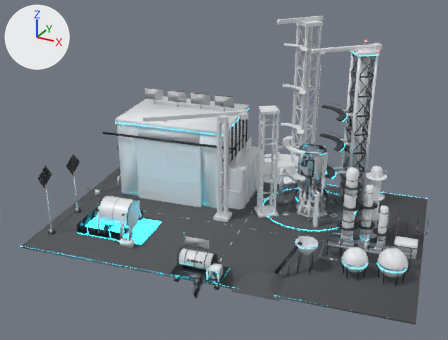
What one commit did to the glTF model art/3d/buildings/shipyard/shipyard_game.glb.
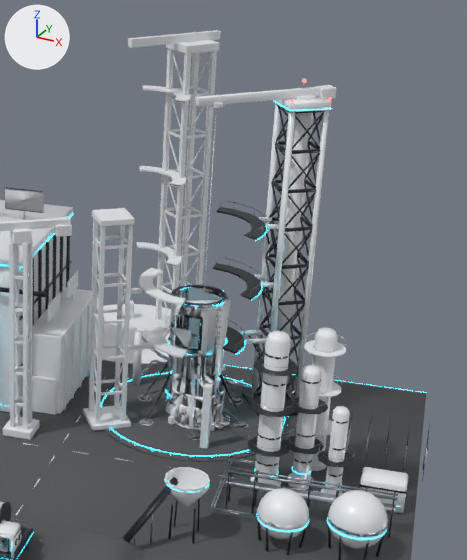
Each version is shown whole from a camera (50 mm lens) standing at (79.1, -149.0, 87.3) and looking at (0.6, -6.2, 15.9), then close up on the part from 47% to 100% of the width and 0% to 83% of the height. The axes (+X, +Y, +Z) are drawn at upper left. The lights are the same throughout. The last two pictures show the newer version. Both versions are drawn at frame 82 of the action 'jib_swing_in'; the numbers are the values there.

The scene before the commit, as lines of its bpy script (objects in view):
```python
me_mesh_1 = bpy.data.meshes.new('Mesh_1')
me_mesh_1.from_pydata(...)  # 1992 vertices, 3097 faces; spans x 5268.0..8088.0, y -8926.0..-6501.0, z 0.0..7139.0
me_mesh_1.materials.append(mat_sh_white)  # white #e6e9ed
me_mesh_5 = bpy.data.meshes.new('Mesh_5')
me_mesh_5.from_pydata(...)  # 234 vertices, 420 faces; spans x 6589.0..7918.0, y -6999.0..-4003.0, z 6992.0..9437.0
me_mesh_5.materials.append(mat_sh_white)  # white #e6e9ed
ob_crane_jib = bpy.data.objects.new('Crane_Jib', None)
ob_crane_jib.location = (30.62, 20.38, 48.63)
ob_crane_jib.rotation_euler = (0.0, 0.0, 0.141)  # degrees (0, 0, 8.1)
ob_mesh_1 = bpy.data.objects.new('Mesh_1', me_mesh_1)
ob_mesh_1.parent = ob_crane_jib
ob_mesh_1.location = (-51.98, 48.99, -48.44)
ob_mesh_1.scale = (0.00695, 0.00695, 0.00695)
ob_mesh_5 = bpy.data.objects.new('Mesh_5', me_mesh_5)
ob_mesh_5.parent = ob_tier_08
ob_mesh_5.location = (-51.98, 48.99, -48.44)
ob_mesh_5.scale = (0.00695, 0.00695, 0.00695)
# also in view: 'Mesh_4' at (41.2, -0.2, 10.6); 'Mesh_0' at (5.0, -5.2, 25.1); 'Mesh_7' at (-0.3, 36.0, 25.7); 'Mesh_6' at (16.2, 6.4, 16.7); 'Mesh_3' at (-5.5, -10.8, 16.6)
```
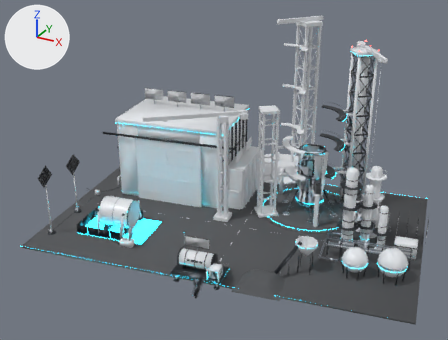
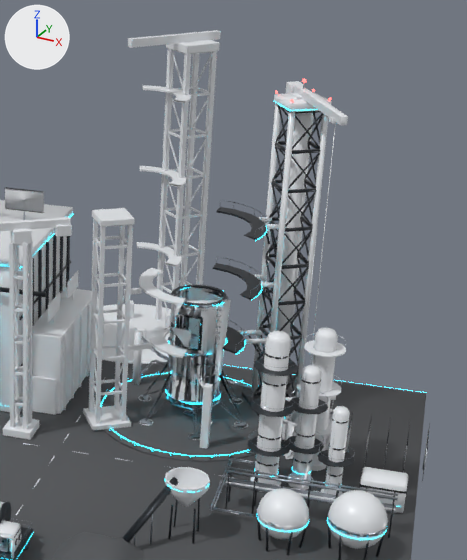
ob_crane_jib is not drawn itself; it is the parent of ob_mesh_1.

Location of each change, [x1, y1, x2, y2] in pixels of the close-ups (467 x 560 px):
'Mesh_1', turned
    before: [165, 85, 337, 431]
    after: [280, 81, 348, 459]

The edits, one by one:
Object 'Crane_Jib' (ob_crane_jib) turns from (0, 0, 8.1) to (0, 0, 85) degrees about x, y and z.
